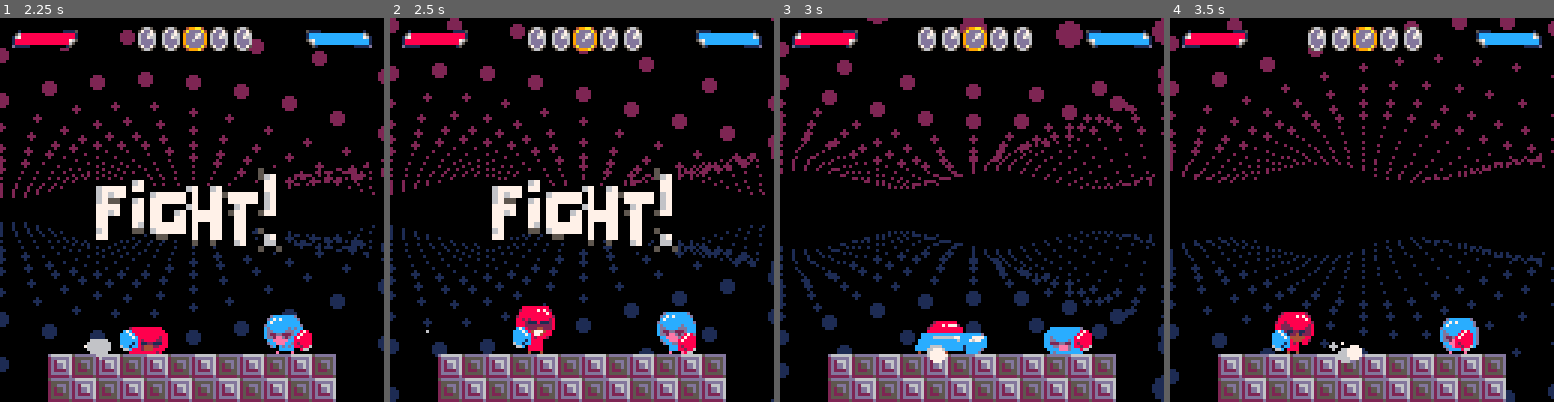
Above: before the commit, frames 1-4 (left to right).
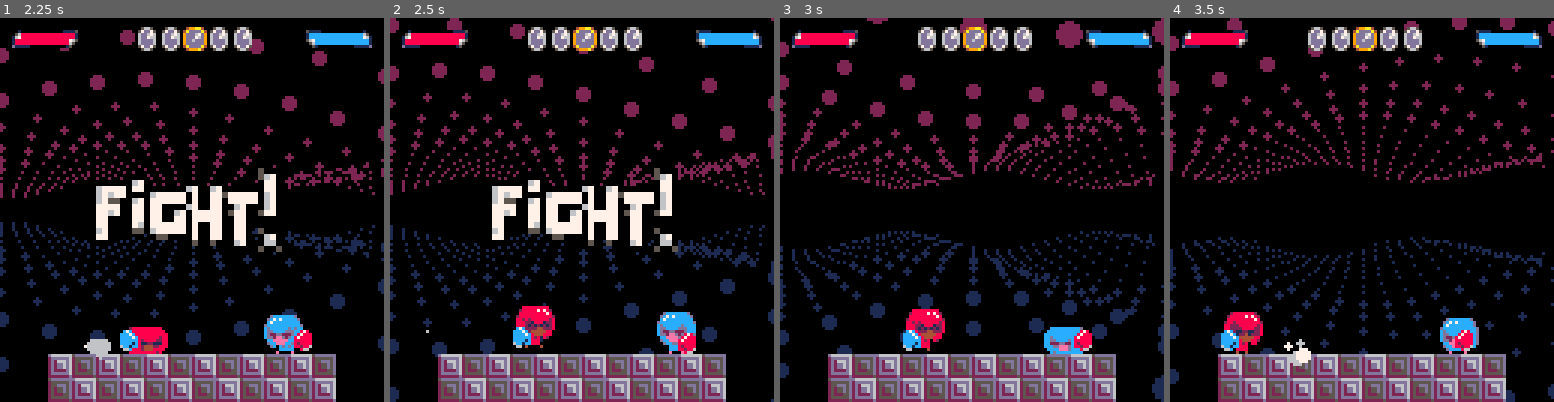
Above: after the commit, the same moments.

Repository: davidjtferguson/dancejab
Game: PICO-8 cartridge jab.p8
The game is run twice, just before and just after one commit, with the same random seed, the same clock (stepped at 60 frames per second) and the same inputs.
Inputs:
- Up to frame 1 (2.25 s): tap X (X key) at 0.33, 1.07, 1.85 s; tap O (Z key) at 0.7, 1.7, 2.1 s; hold Right 1.6-2.1 s; hold Up from 2.15 s (still down)
- Up to frame 2 (2.5 s): release Up at 2.42 s; hold Right from 2.47 s (still down)
- Up to frame 3 (3 s): keep holding Right; tap O (Z key) at 2.5, 2.9 s; tap X (X key) at 2.97 s
- Up to frame 4 (3.5 s): release Right at 3.03 s; hold Left from 3.08 s (still down); tap O (Z key) at 3.3 s

Frame 1 is identical in both runs. In frame 2, 0.2% of the frame differs, in the area x 34-42%, y 78-88%; in frame 3, 1.8%; in frame 4, 2.3%, in the area x 13-50%, y 76-91%.

Commit message:
updated taunts, stop on each other, victory, clank

Diff:
--- a/jab.p8
+++ b/jab.p8
@@ -24,7 +24,7 @@
   hitpauseframes=7,
   hitrecoilframes=10,
 
-  clankstunframes=18,
+  clankstunframes=12,
   clankrecoilframes=6,
   clankbreatherframes=16,
 
@@ -90,13 +90,13 @@
   animhitstun=createanim({34,108,110},{3,3,10},false),
   animlostround=createanim({108,110},{6,1},false),
   animlostmatch=createanim({160,162,164,166},{6,3,10,10}),
-  animwonmatchpause=createanim({64,226,228,64,234,236},{6,8,14,6,8,14}),
-  animvictory=createanim({168,170,172,174},6),
+  animwonmatchpause=createanim({64,234,236,64,226,228,64,234,236,234},{3,4,13,2,3,5,2,3,5,3},false),
+  animvictory=createanim({66,168,170,172,174},{3,6,6,6,6}),
   animclankstun=createanim(76),
-  animclankrecoil=createanim({108,106,196,202},{2,3,5,3},false),
-  animuptaunt=createanim({66,168,68,170,66,172,174,64,172,174},{2,2,2,9,2,2,3,5,2,2,5},false),
+  animclankrecoil=createanim({78,64,234,236,66},{3,4,5,8,3},false),
+  animuptaunt=createanim({66,168,170,172,174,66,168,170,172,174,66},{3,3,2,7,5,3,3,2,7,5,2},false),
   animdowntaunt=createanim({64,234,236,64,226,228,64,234,236,234},{3,4,13,2,3,5,2,3,5,3},false),
-  animstoponother=createanim({200,236,44},{5,5,10}),
+  animstoponother=createanim({234,64,236,200},{5,4,9,5}),
   animpreroundpause=createanim({64,234,236,64,226,228},{3,4,16,3,4,16}),
 
   hitpoints=maxhitpoints,
@@ -139,7 +139,7 @@
   --fist animations
   animthrow=createanim({120,104},{3,5},false),
   animconnect=createanim({121,120,104},{9,2,7},false),
-  animclank=createanim({121,120,104},{3,5,7},false),
+  animclank=createanim({121,120,104},{3,5,1},false),
  }
  box.anim=box.animthrow
  add(hitboxes,box)
@@ -2037,7 +2037,7 @@
 
 
 __gff__
-0001000503000000000000000000000001090000000000000000000000000000010900000000000000000000000000000101000000000000000000000000000000000000000000000000000000000000000000000000000000000000000000000000000000000000000000000000000000000000000000000000000000000000
+0001000503000000000000000000000001090000000000000000000000000000000900000000000000000000010000000000000000000000000000000100000000000000000000000000000000000000000000000000000000000000000000000000000000000000000000000000000000000000000000000000000000000000
 0000000000000000000000000000000000000000000000000000000000000000000000000000000000000000000000000000000000000000000000000000000000000000000000000000000000000000000000000000000000000000000000000000000000000000000000000000000000000000000000000000000000000000
 __map__
 0000000000000000000000000000000000000000000000000000000000000000000000000000000000000000000000000000000000000000000000000000000000000000000000000000000000000000000000000000000000000000000000000000000000000000000000000000000000000000000000000000000000000000
@@ -2052,8 +2052,8 @@
 0000000000000000000000000000000000000000000000000000000000000000000000000000000000000000000000000000000000000000000000000000000000000000000000000000000000000000000000000000000000000000000000000000000000000000000000000000000000000000000000000000000000000000
 0000000000000000000000000000000000000000000000000000000000000000000000000000000000000000000000000000000000000000000000000000000000000000000000000000000000000000000000000000000000000000000000000000000000000000000000000000000000000000000000000000000000000000
 0000000000000000000000000000000000000000000000000000000000000000000000000000000000000000000000000000000000000000000000000000000000000000000000000000000000000000000000000000000000000000000000000000000000000000000000000000000000000000000000000000000000000000
-0000000000000000000000000000000000000000000000000000000000000000000000000000000000000000000000000000000000000000000000000000000000000000000000000000000000000000000000000000000000000000000000000010000000000000000000000000010001000000000000000000000000000010
-0000000000000000000000000000000000000000000000000000000000000000000000000000000000000000000000000000000000000000000000000000000000000000000000000000000000000000000000000000000000000000000000000001000000000000000000000000100010000000000000000000000000000001
+000000000000000000000000000000000000000000000000000000000000000000000000000000000000000000000000000000000000000000000000000000000000000000000000000000000000000000000000000000000000000000000000002c0000000000000000000000002c002c00000000000000000000000000002c
+000000000000000000000000000000000000000000000000000000000000000000000000000000000000000000000000000000000000000000000000000000000000000000000000000000000000000000000000000000000000000000000000003c0000000000000000000000003c003c00000000000000000000000000003c
 0000011001100110011001100110000000000000011001100110011000000000000001100110011001100110011000000000040404040401100303030303000000000303030303011004040404040000000021112111211121112111211100000010011001100110011001100110010001030303030303000004040404040410
 0000100110011001100110011001000000000000100110011001100100000000000000000000000000000000000000000000011001100110011001100110000000000110011001100110011001100000000001100110011001100110011000000001100110011001100110011001100010011001100110000001100110011001
 0000000000000000000000000000000000000000000000000000000000000000000000000000000000000000000000000000000000000000000000000000000000000000000000000000000000000000000000000000000000000000000000000000000000000000000000000000000000000000000000000000000000000000
Not shown, changed: 37 lines of the sprite sheet (__gfx__) section of jab.p8
Not shown, changed: the sound effects (__sfx__) section of jab.p8
